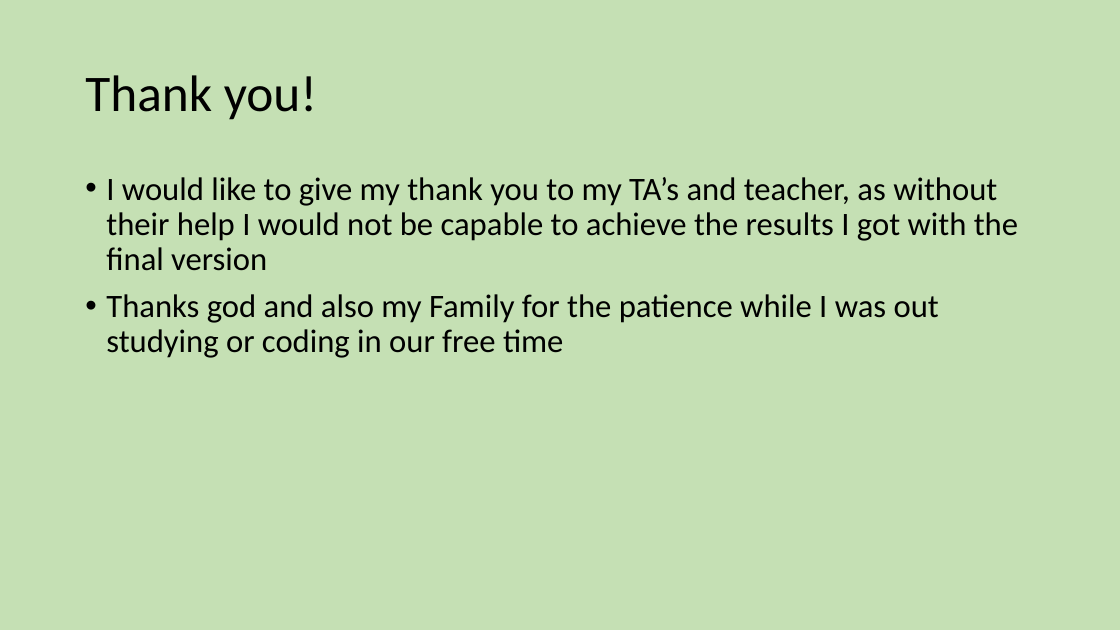
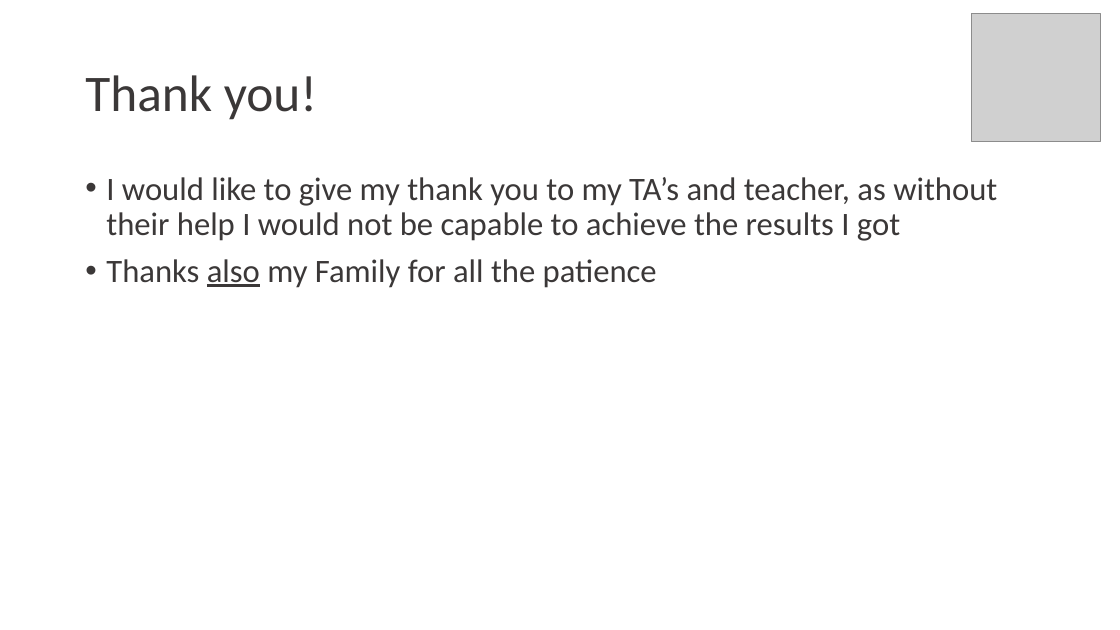
Before and after one commit to plsalles/project-module-1-truco, a slide deck: slide 8 of Presentation.pptx (slide 6 before the commit). Drawn at 1120x630 pixels with LibreOffice and Linux fonts; fonts in the diff are those of the drawing; grey boxes stand for pictures. Boxes give left, top, right and bottom in pixels: in the first picture for what was removed or moved away, otherwise in the second. Text is boxed around its words. In the diff, an @@ line names an element or a change of style, - is before the commit and + after.

```diff
--- a/Presentation.pptx
+++ b/Presentation.pptx
@@ background #C5E0B4 to #FFFFFF @@
@@ picture added at box(972, 13, 1101, 142) @@
@@ title "Thank you!" at box(85, 75, 317, 120): text colour #000000 to #3B3838 @@
@@ text at box(106, 177, 997, 288): text changed; text colour #000000 to #3B3838 @@
-• I would like to give my thank you to my TA’s and teacher, as without their help I would not be capable to achieve the results I got with the final version
-• Thanks god and also my Family for the patience while I was out studying or coding in our free time
+• I would like to give my thank you to my TA’s and teacher, as without their help I would not be capable to achieve the results I got
+• Thanks also my Family for all the patience
```
Also in this commit, not shown: 4 other slides changed, 3 slides added, 1 slide removed, 2 other files.
